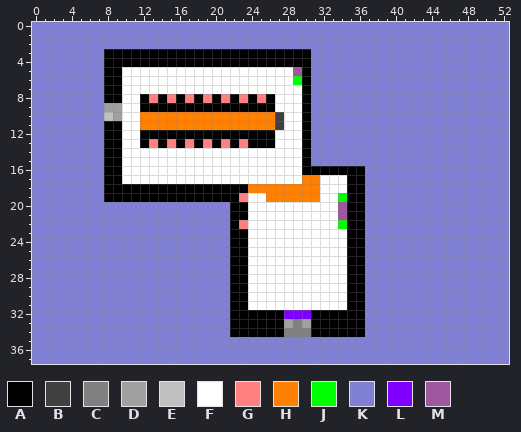
Two versions of one pixel-art sprite, assets/level_5.png. The picture above is the old version.
The file is 53x38 pixels.
Palette (. is transparent): A #000000  B #404040  C #808080  D #a0a0a0  E #c0c0c0  F #ffffff  G #ff8080  H #ff8000  J #00ff00  K #8080d5  L #8000ff  M #9e569e
Now the later version:
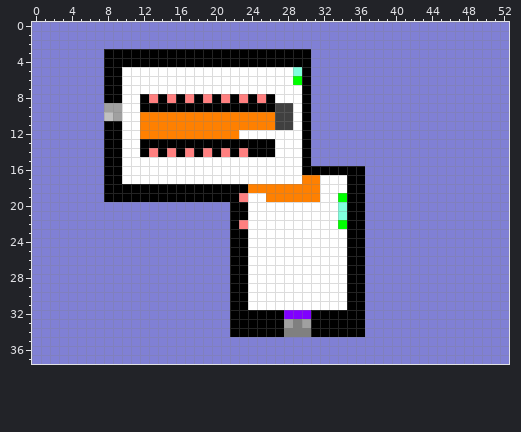
The edit:
Colour M changes from #9e569e to #80ffdd.
Colour A replaces colour F in row 14 at x 12, 14, 16, 18, 20, 22 and 24 to 26.
Colour A replaces colour G in row 13 at x 13, 15, 17, 19, 21 and 23.
Colour B replaces colour F in row 9 at x 27 to 28; in rows 10 to 11 at x 28.
Colour F replaces colour A in row 12 at x 23 to 26.
Colour G replaces colour F in row 14 at x 13, 15, 17, 19, 21 and 23.
Colour H replaces colour A in row 12 at x 12 to 22.
Where, in picture pixels (left, top, right, bottom), the same in both pictures:
changed: (293, 67, 302, 76)
changed: (140, 103, 293, 157)
changed: (338, 202, 347, 220)
